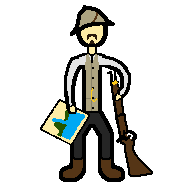
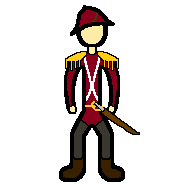
Two versions of the same layered image (184x184). Layer-by-layer changes:
added group "major" with 6 layers above "explorer" over [59, 10, 140, 178]
added layer "british major #1" in group "major" over [59, 10, 140, 178]
added layer "british major #0" in group "major" over [59, 10, 140, 178]
hid group "explorer" (9 layers) over [40, 10, 153, 178]
painted on "explorer #5" over [87, 34, 97, 44]
